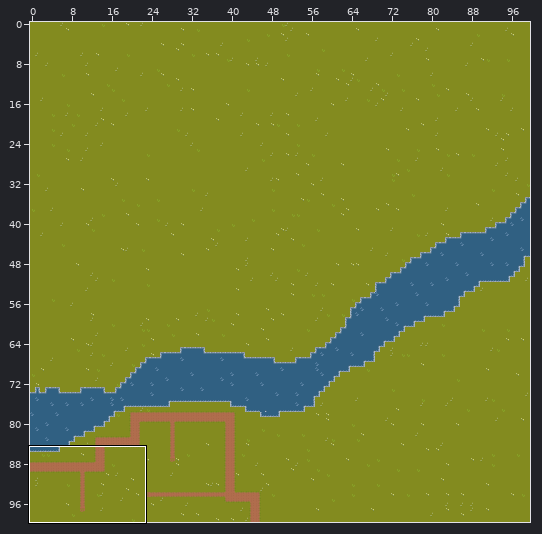
Tiled map (JSON): res/map/outside.json. The first picture is a wide view before the edit; the outline marks the close-up.
Close-up. Old version:
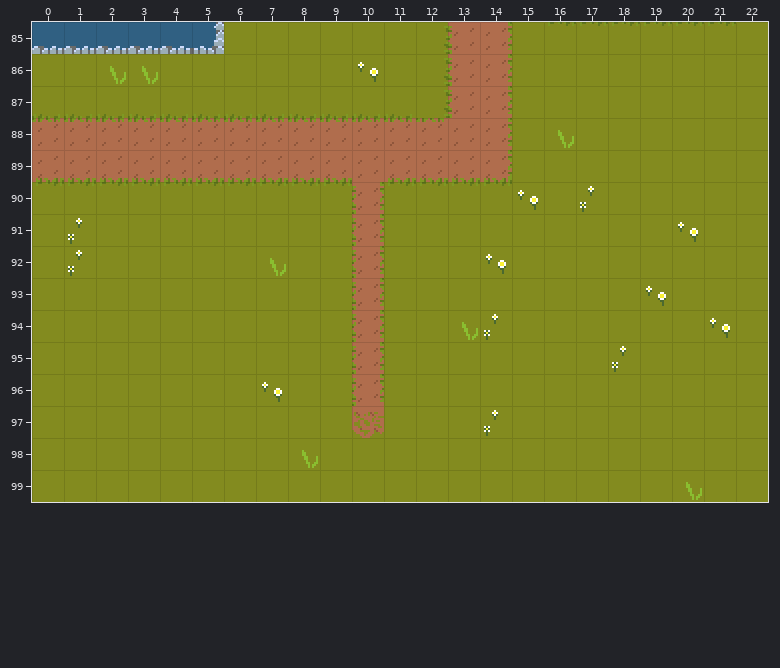
Cells are 16x16 px. Shown: x 0..22, y 85..99. The commit also changed other parts of the map, which this record leaves out.
Now the later version:
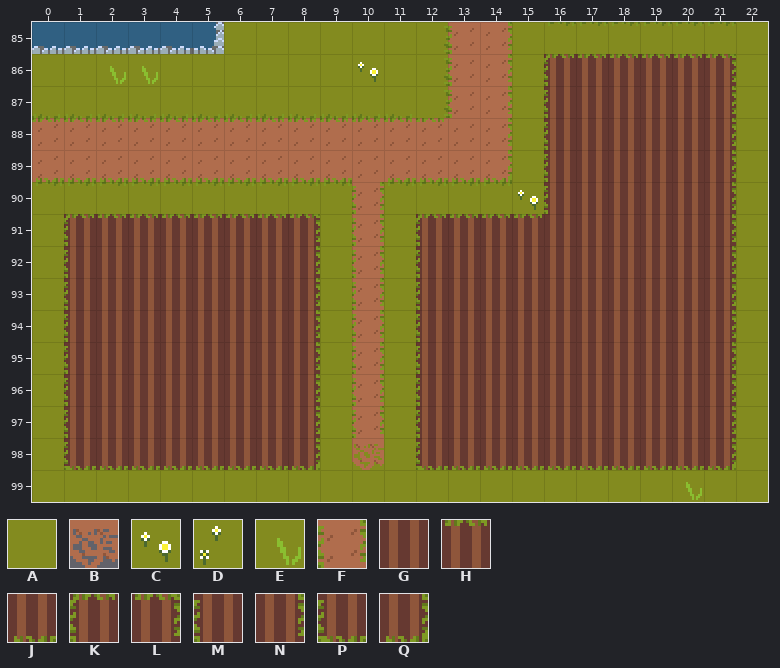
Key: from "tileset": A 0, B 3, C 10, D 20, E 30, F 32, G 63, H 72, J 73, K 80, L 81, M 82, N 83, P 90, Q 91.
_ is an empty cell, . an unchanged one.
The edit:
--- layer "Grass and River"
@@ x 1..21 @@
- 86 ...............AAAAAA
- 87 ...............AAAAAA
- 88 ...............EAAAAA
- 89 ...............AAAAAA
- 90 ...............ADAAAA
- 91 DAAAAAAA...AAAAAAAACA
- 92 DAAAAAEA...AACAAAAAAA
- 93 AAAAAAAA...AAAAAAACAA
- 94 AAAAAAAA...AEDAAAAAAC
- 95 AAAAAAAA...AAAAAADAAA
- 96 AAAAAACA...AAAAAAAAAA
- 97 AAAAAAAA.A.AADAAAAAAA
- 98 AAAAAAAE...AAAAAAAAAA
+ 86 ...............KHHHHL
+ 87 ...............MGGGGN
+ 88 ...............MGGGGN
+ 89 ...............MGGGGN
+ 90 ...............MGGGGN
+ 91 KHHHHHHL...KHHHGGGGGN
+ 92 MGGGGGGN...MGGGGGGGGN
+ 93 MGGGGGGN...MGGGGGGGGN
+ 94 MGGGGGGN...MGGGGGGGGN
+ 95 MGGGGGGN...MGGGGGGGGN
+ 96 MGGGGGGN...MGGGGGGGGN
+ 97 MGGGGGGN._.MGGGGGGGGN
+ 98 PJJJJJJQ...PJJJJJJJJQ
--- layer "Path"
@@ x 10..10 @@
- 97 B
- 98 _
+ 97 F
+ 98 B
